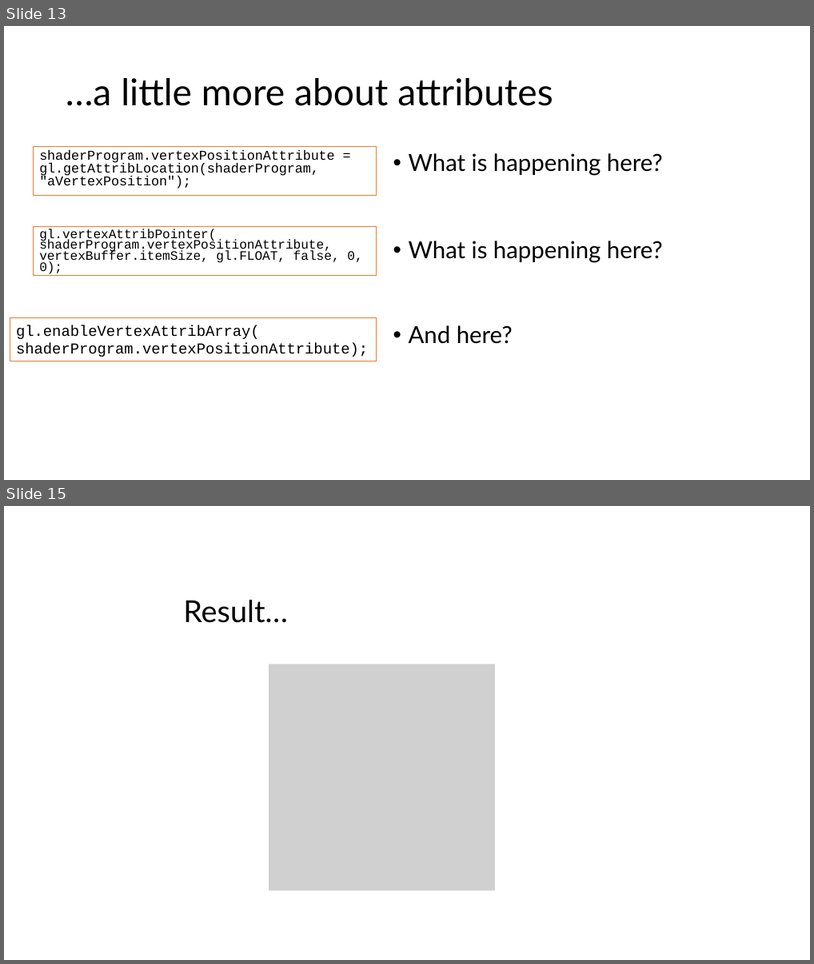
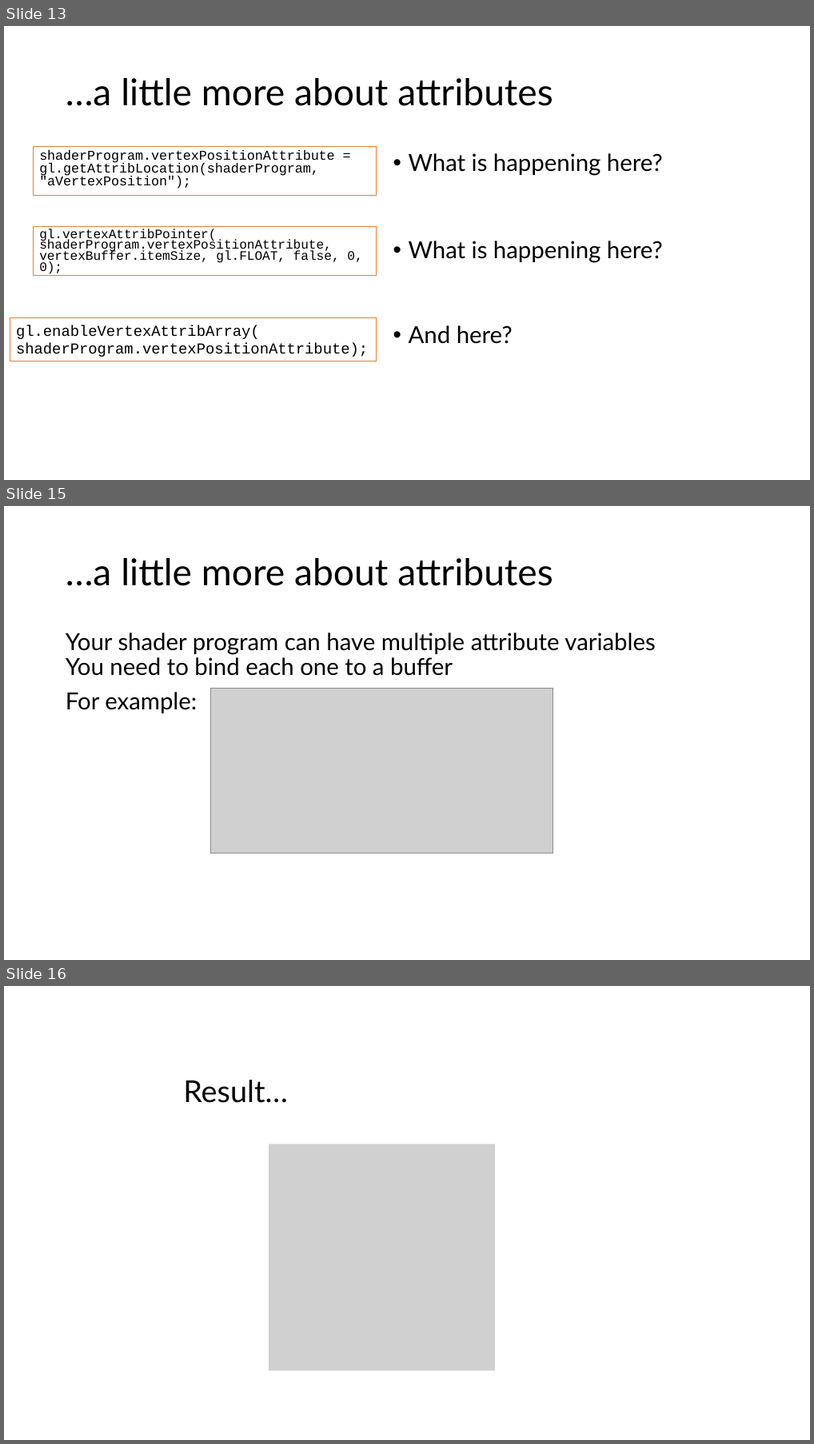
Before and after one commit to illinois-cs418/cs418CourseMaterial, a slide deck: Lectures/CS418-Lecture2-Webgl.pptx. Shown one above the other, each under a label of ours: slides 13 and 15 before the commit, slides 13, 15 and 16 after it; the slides between them are not shown. The pictures are 814x964 and 814x1444 pixels, drawn with LibreOffice and Linux fonts; fonts in the diff are those of the drawing; grey boxes stand for pictures. Boxes give left, top, right and bottom in pixels: in the first picture for what was removed or moved away, otherwise in the second. Text is boxed around its words. In the diff, an @@ line names an element or a change of style, - is before the commit and + after.

```diff
--- a/Lectures/CS418-Lecture2-Webgl.pptx
+++ b/Lectures/CS418-Lecture2-Webgl.pptx
@@ slide 15 added at [4, 506, 810, 960], background #FFFFFF @@
@@ title added at [66, 558, 554, 586], 44 pt, text #000000 @@
+…a little more about attributes
@@ text added at [66, 632, 655, 713], 28 pt, text #000000 @@
+Your shader program can have multiple attribute variables
+You need to bind each one to a buffer
+For example:
@@ picture added at [210, 688, 554, 853] @@
@@ what was slide 15 is now slide 16 @@
```
Also in this commit, not shown: 1 slide changed.
